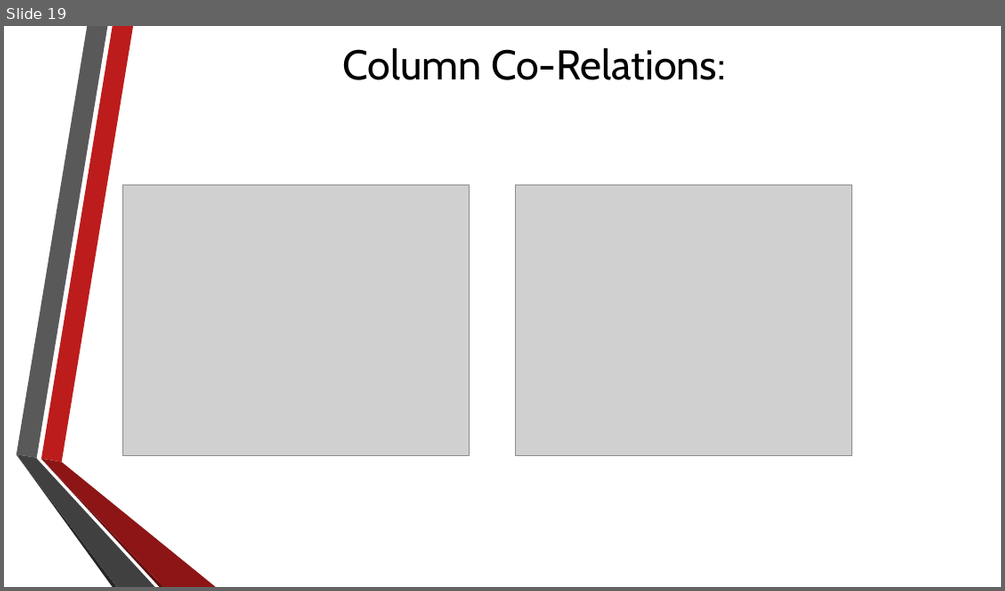
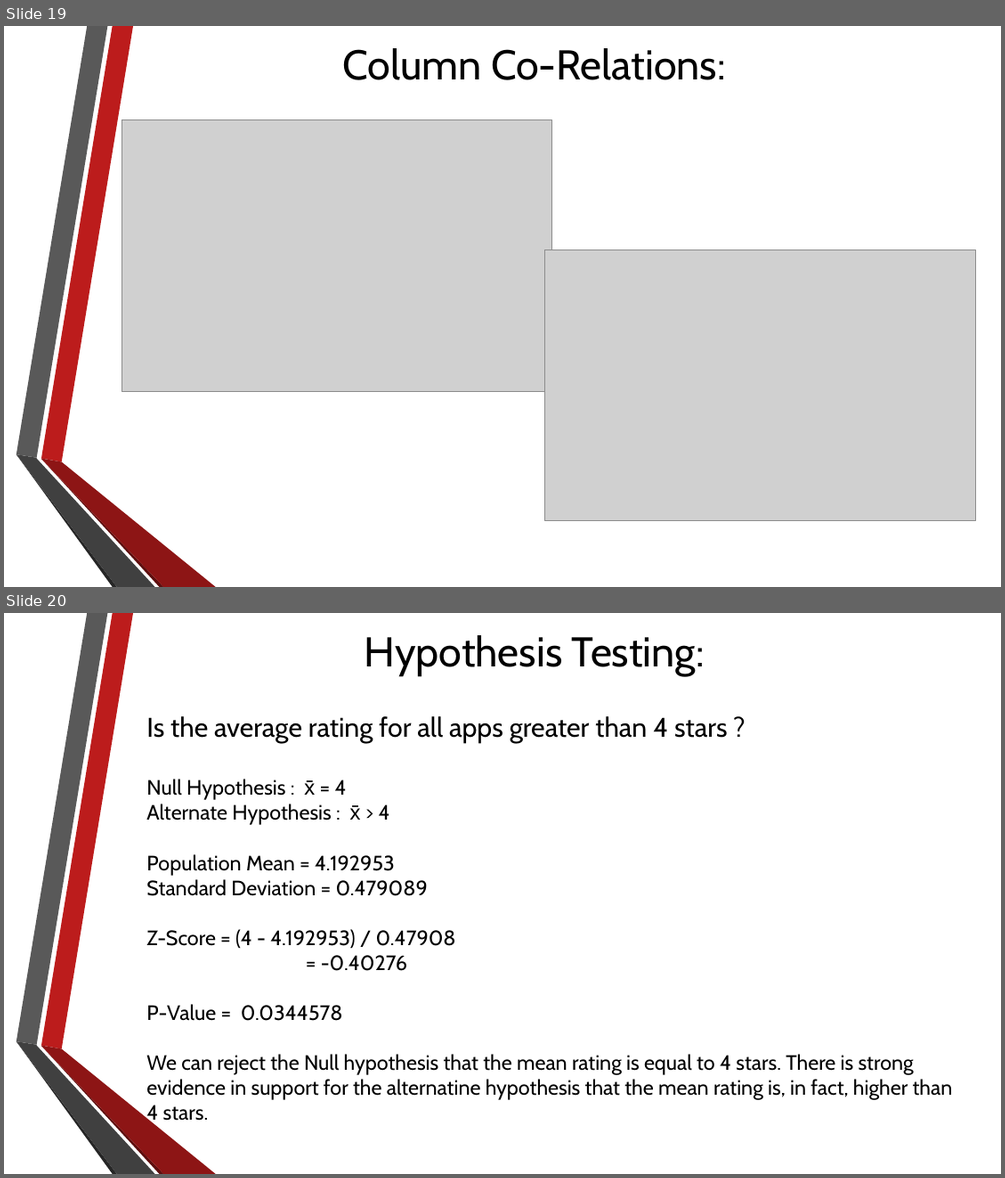
Before and after one commit to taherlokhandwala/IDSProject, a slide deck: IDS.pptx. Shown one above the other, each under a label of ours: slide 19 before the commit, slides 19 and 20 after it. The pictures are 1005x591 and 1005x1178 pixels, drawn with LibreOffice and Linux fonts; fonts in the diff are those of the drawing; grey boxes stand for pictures; background and template pictures are left out. Boxes give left, top, right and bottom in pixels: in the first picture for what was removed or moved away, otherwise in the second. Text is boxed around its words. In the diff, an @@ line names an element or a change of style, - is before the commit and + after.

Commit message:
Added hypothesis testing

```diff
--- a/IDS.pptx
+++ b/IDS.pptx
@@ slide 20 added at [4,613,1001,1174], background picture (left out); not listed: 6 template elements that a slide beside it also shows @@
@@ text added at [364,635,704,676], 40 pt, text #000000 @@
+Hypothesis Testing:
@@ text added at [146,716,953,1120], 20 pt, text #000000 @@
+Is the average rating for all apps greater than 4 stars ?
+Null Hypothesis : x̄ = 4
+Alternate Hypothesis : x̄ > 4
+Population Mean = 4.192953
+Standard Deviation = 0.479089
+Z-Score = (4 - 4.192953) / 0.47908
+= -0.40276
+P-Value = 0.0344578
+We can reject the Null hypothesis that the mean rating is equal to 4 stars. There is strong evidence in support for the alternatine hypothesis that the mean rating is, in fact, higher than 4 stars.
@@ slide 19 changed as well @@
@@ picture: place and size @@
-picture at [123,185,469,456]
+picture at [121,120,551,391]
@@ picture: place and size @@
-picture at [516,185,852,456]
+picture at [544,249,975,520]
```
Also in this commit, not shown: 18 other slides changed, 1 other file.
